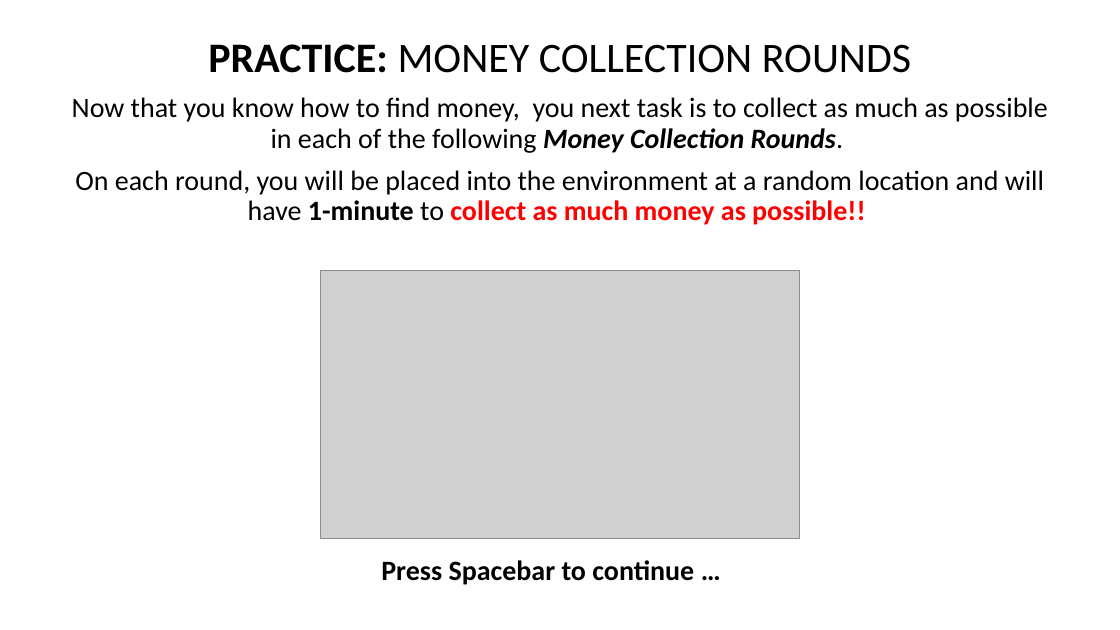
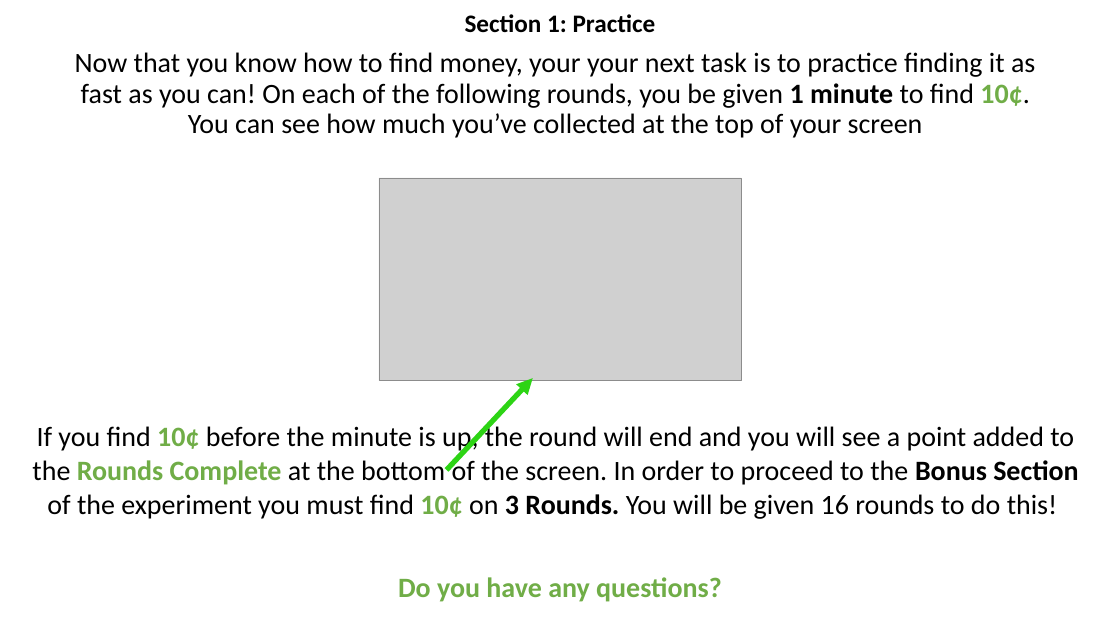
Before and after one commit to kbnealy/OpenMaze, a slide deck: slide 12 of Assets/StreamingAssets/2D_Objects/Practice/Practice_online_final.pptx. Drawn at 1120x630 pixels with LibreOffice and Linux fonts; fonts in the diff are those of the drawing; grey boxes stand for pictures. Boxes give left, top, right and bottom in pixels: in the first picture for what was removed or moved away, otherwise in the second. Text is boxed around its words. In the diff, an @@ line names an element or a change of style, - is before the commit and + after.

```diff
--- a/Assets/StreamingAssets/2D_Objects/Practice/Practice_online_final.pptx
+++ b/Assets/StreamingAssets/2D_Objects/Practice/Practice_online_final.pptx
@@ text added at (x1=465, y1=14, x2=656, y2=33), 21.6 pt, text #000000, bold @@
+Section 1: Practice
@@ text at (x1=75, y1=52, x2=1035, y2=138): text changed @@
-PRACTICE: MONEY COLLECTION ROUNDS
-Now that you know how to find money, you next task is to collect as much as possible in each of the following Money Collection Rounds.
-On each round, you will be placed into the environment at a random location and will have 1-minute to collect as much money as possible!!
+Now that you know how to find money, your your next task is to practice finding it as fast as you can! On each of the following rounds, you be given 1 minute to find 10¢. You can see how much you’ve collected at the top of your screen
@@ picture added at (x1=379, y1=178, x2=741, y2=381) @@
@@ picture removed at (x1=320, y1=271, x2=800, y2=539) @@
@@ arrow added from (447, 470) to (533, 378), #2DD415 4.5 pt @@
@@ text added at (x1=32, y1=423, x2=1078, y2=519), 24 pt, text #000000 @@
+If you find 10¢ before the minute is up, the round will end and you will see a point added to the Rounds Complete at the bottom of the screen. In order to proceed to the Bonus Section of the experiment you must find 10¢ on 3 Rounds. You will be given 16 rounds to do this!
@@ text at (x1=398, y1=577, x2=722, y2=602): text changed; text colour #000000 to #70AD47 @@
-Press Spacebar to continue …
+Do you have any questions?
```
Also in this commit, not shown: 11 other slides changed, 30 other files.
